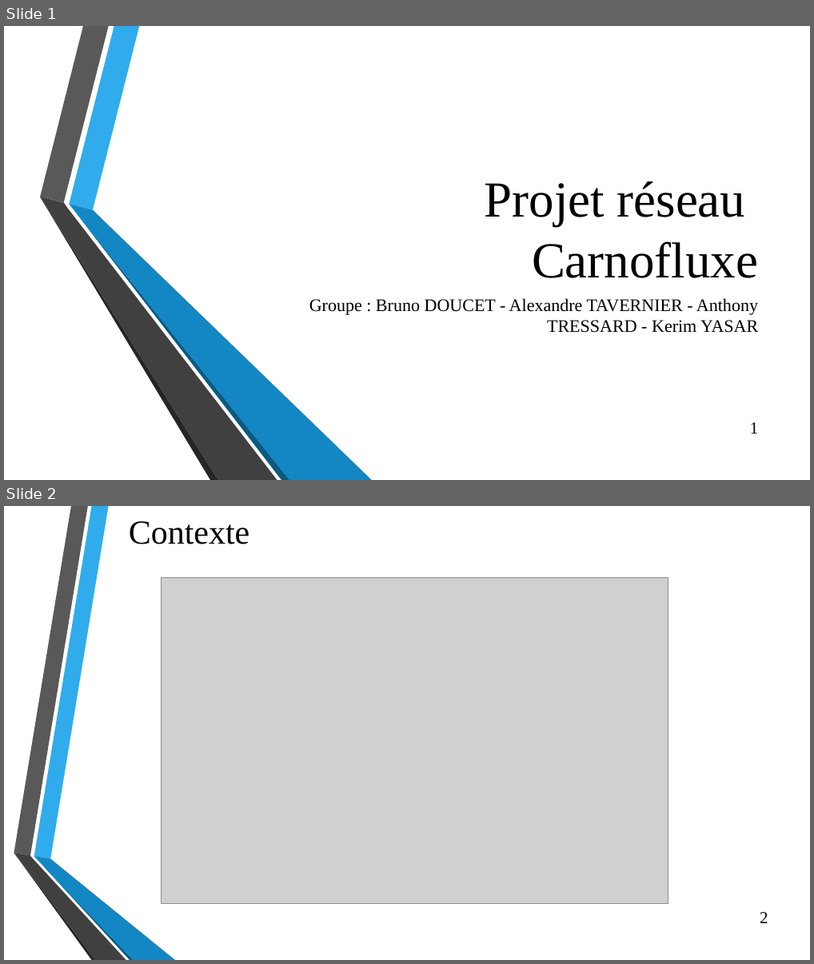
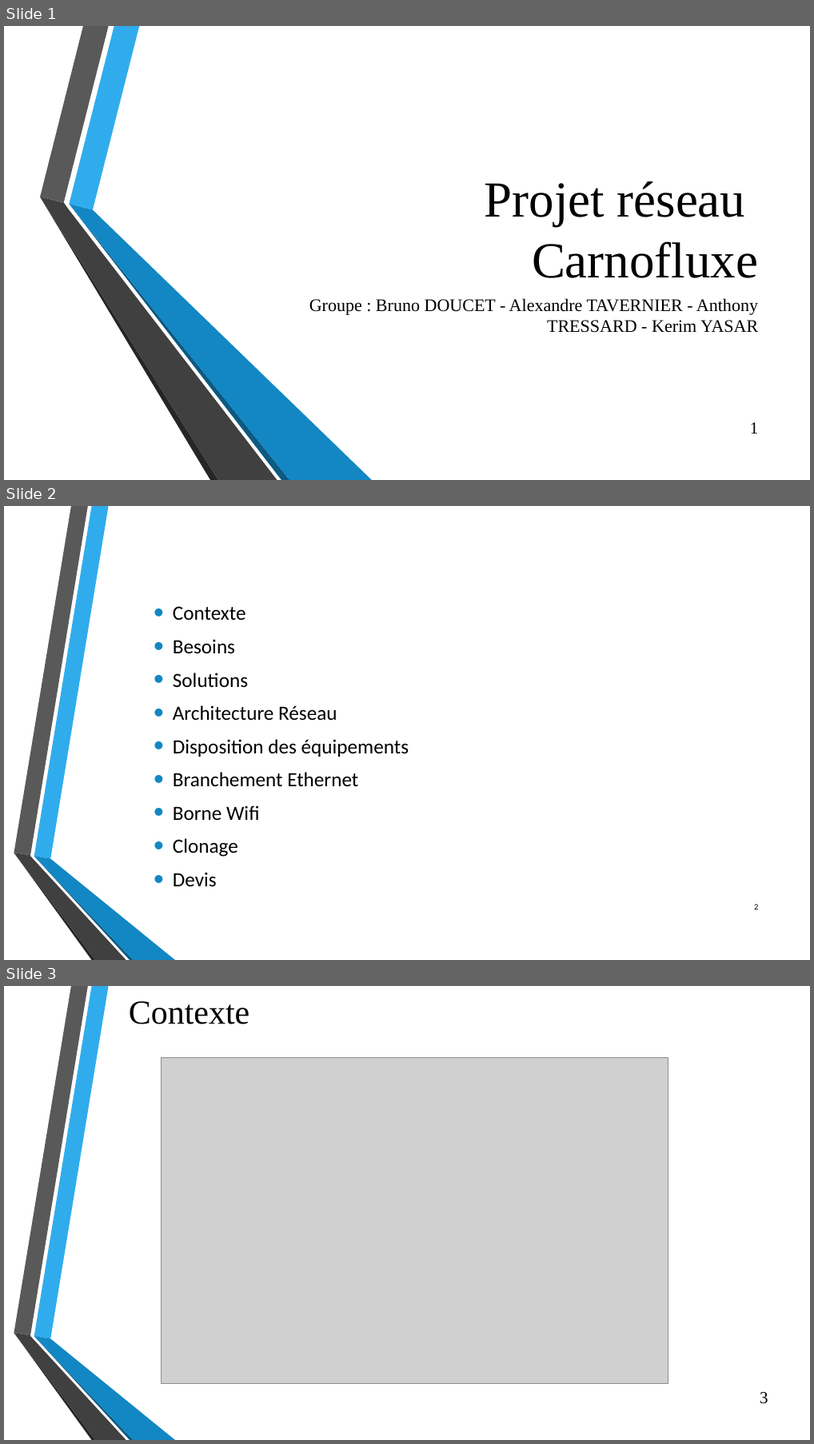
Before and after one commit to Efiria/Carnofluxe, a slide deck: Presentation2.pptx. Shown one above the other, each under a label of ours: slides 1 and 2 before the commit, slides 1, 2 and 3 after it. The pictures are 814x964 and 814x1444 pixels, drawn with LibreOffice and Linux fonts; fonts in the diff are those of the drawing; grey boxes stand for pictures; background and template pictures are left out. Boxes give left, top, right and bottom in pixels: in the first picture for what was removed or moved away, otherwise in the second. Text is boxed around its words. In the diff, an @@ line names an element or a change of style, - is before the commit and + after.

```diff
--- a/Presentation2.pptx
+++ b/Presentation2.pptx
@@ slide 2 added at bbox=[4, 506, 810, 960], background picture (left out); not listed: 6 template elements that a slide beside it also shows @@
@@ text added at bbox=[173, 606, 409, 887], 24 pt, text #000000 @@
+• Contexte
+• Besoins
+• Solutions
+• Architecture Réseau
+• Disposition des équipements
+• Branchement Ethernet
+• Borne Wifi
+• Clonage
+• Devis
@@ page number added at bbox=[754, 904, 758, 909], 10 pt, text #000000 @@
+2
@@ what was slide 2 is now slide 3 @@
@@ page number at bbox=[760, 1392, 769, 1404]: text changed @@
-2
+3
```
Also in this commit, not shown: 4 slides changed, 1 other slide added, 1 slide removed, 1 other file.
